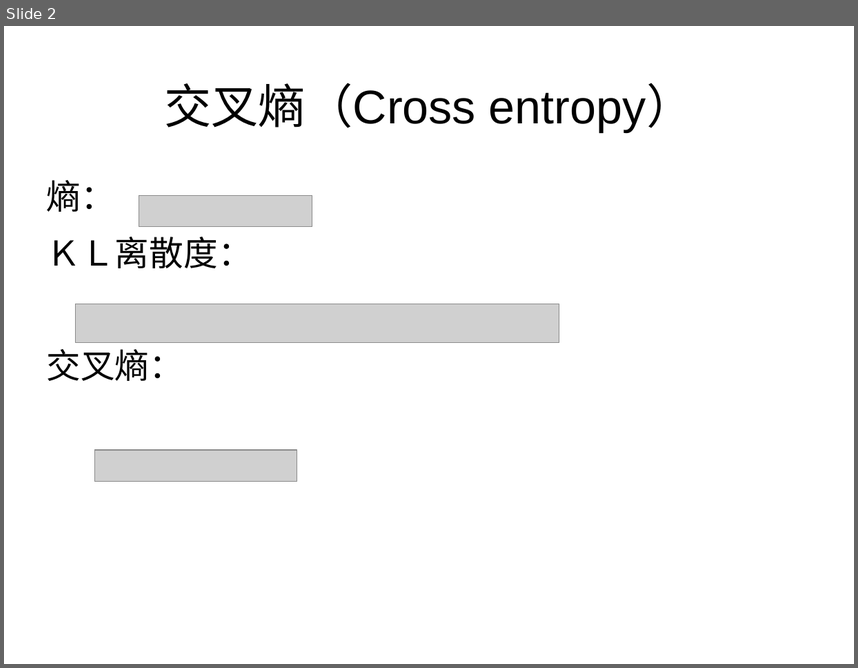
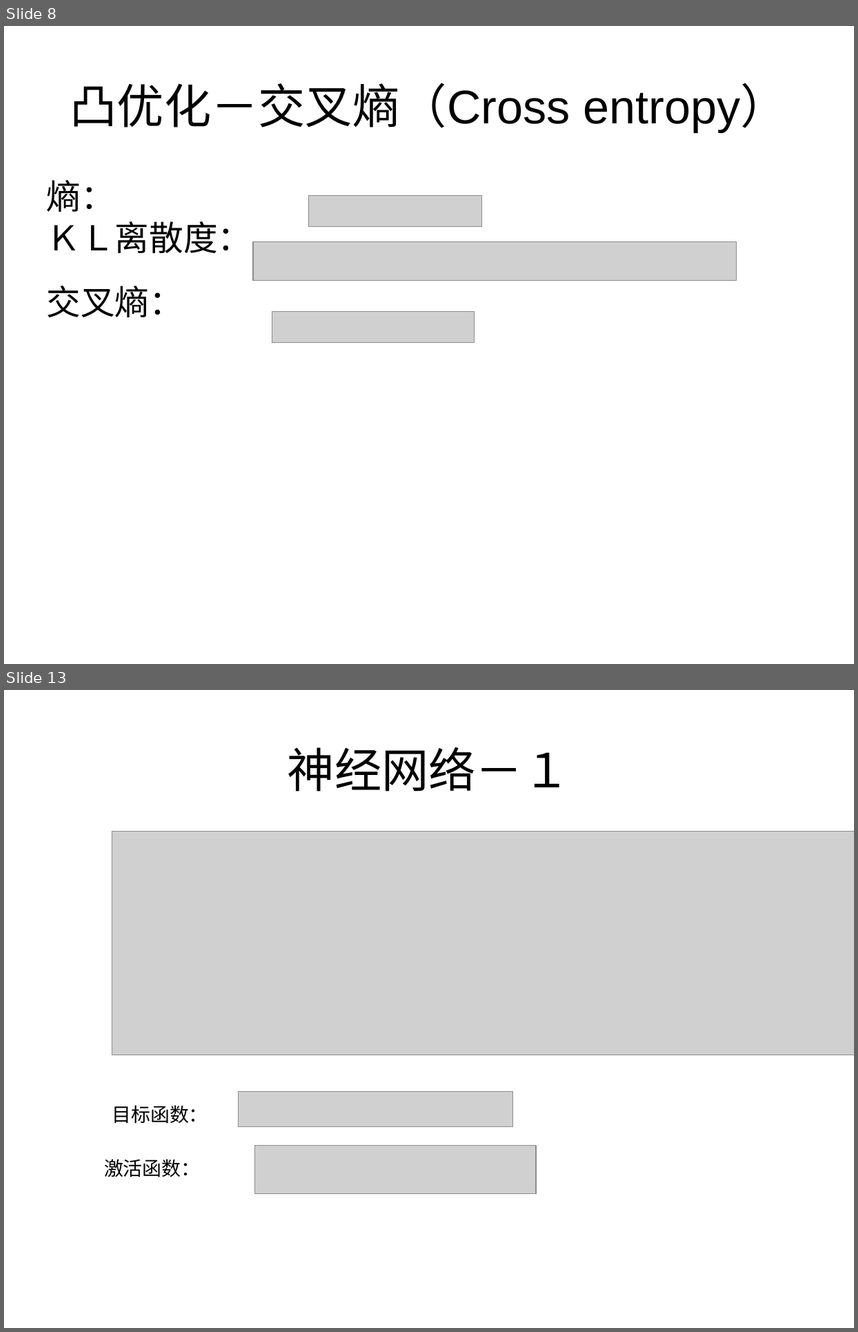
Before and after one commit to qqqil/tensorflow_test, a slide deck: docs/nn.odp. Shown one above the other, each under a label of ours: slide 2 before the commit, slides 8 and 13 after it; the slides between them are not shown. The pictures are 858x668 and 858x1332 pixels, drawn with LibreOffice and Linux fonts; fonts in the diff are those of the drawing; grey boxes stand for pictures. Boxes give left, top, right and bottom in pixels: in the first picture for what was removed or moved away, otherwise in the second. Text is boxed around its words. In the diff, an @@ line names an element or a change of style, - is before the commit and + after.

```diff
--- a/docs/nn.odp
+++ b/docs/nn.odp
@@ slide 13 added at [4, 690, 854, 1328], background #FFFFFF @@
@@ title added at [288, 747, 570, 791], 44 pt, text #000000 @@
+神经网络－１
@@ picture added at [112, 831, 854, 1055] @@
@@ picture added at [239, 1091, 513, 1127] @@
@@ text added at [112, 1105, 208, 1123], 18 pt, text #000000 @@
+目标函数：
@@ text added at [104, 1159, 201, 1177], 18 pt, text #000000 @@
+激活函数：
@@ picture added at [254, 1145, 536, 1193] @@
@@ what was slide 2 is now slide 8 @@
@@ slide 8 changed as well @@
@@ text at [70, 83, 789, 132]: text changed @@
-交叉熵（Cross entropy）
+凸优化－交叉熵（Cross entropy）
@@ text "熵：" at [47, 180, 252, 317]: less space between paragraphs @@
@@ picture: place and size @@
-picture at [139, 195, 312, 227]
+picture at [309, 195, 482, 226]
@@ picture: place and size @@
-picture at [95, 450, 297, 481]
+picture at [253, 242, 737, 281]
@@ picture: place and size @@
-picture at [76, 303, 559, 342]
+picture at [272, 312, 475, 342]
```
Also in this commit, not shown: 1 other slide changed, 18 other slides added, 2 slides removed, 31 other files.
